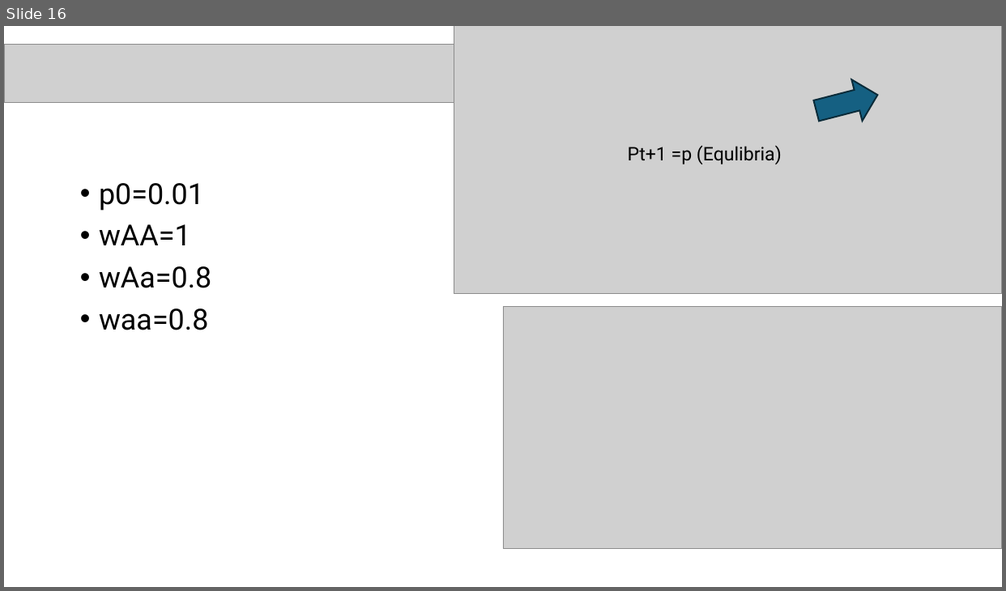
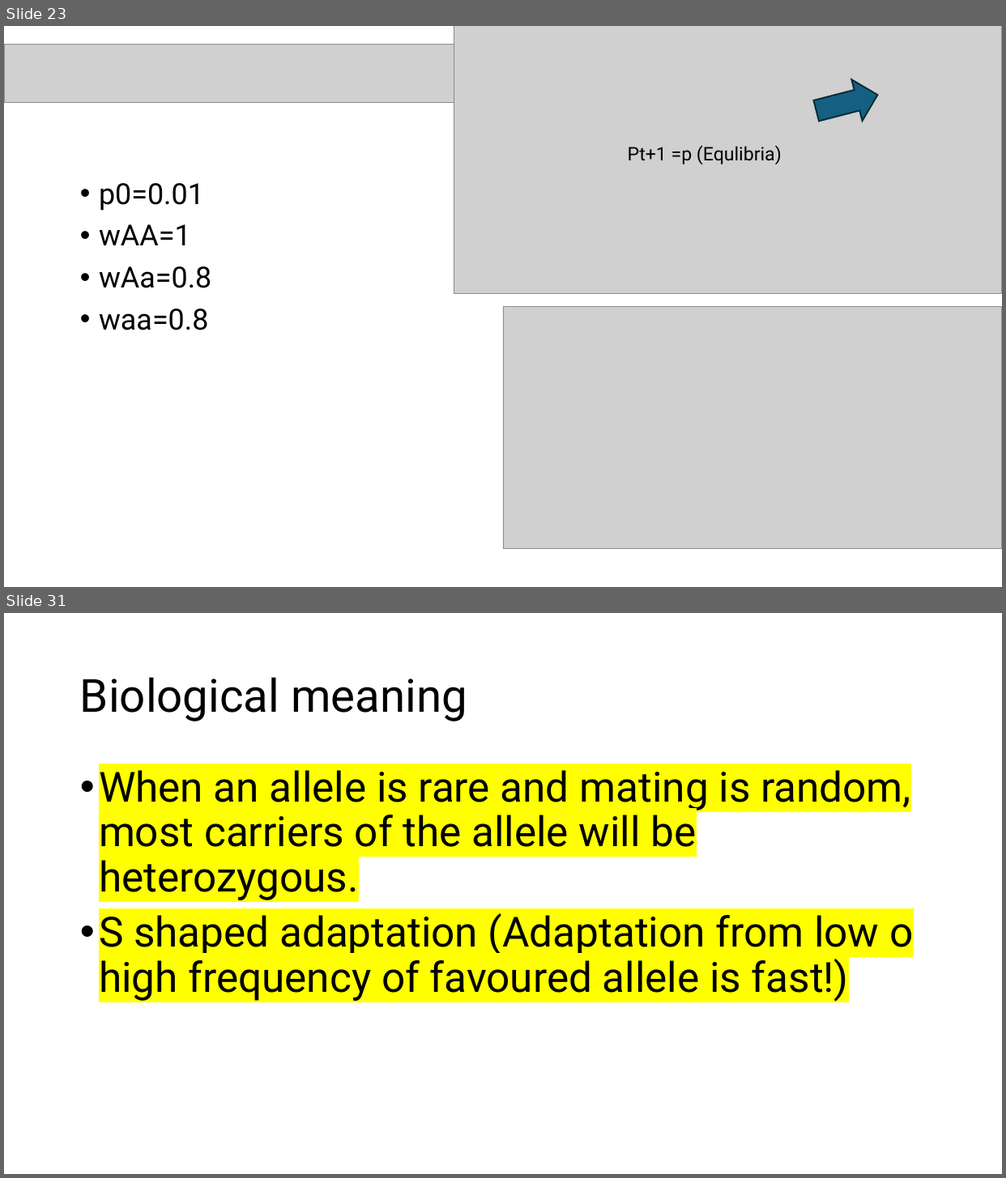
Before and after one commit to ccsosa/Evolutionary_genetics, a slide deck: Semana4/Selección natural.pptx. Shown one above the other, each under a label of ours: slide 16 before the commit, slides 23 and 31 after it; the slides between them are not shown. The pictures are 1006x591 and 1006x1178 pixels, drawn with LibreOffice and Linux fonts; fonts in the diff are those of the drawing; grey boxes stand for pictures. Boxes give left, top, right and bottom in pixels: in the first picture for what was removed or moved away, otherwise in the second. Text is boxed around its words. In the diff, an @@ line names an element or a change of style, - is before the commit and + after.

```diff
--- a/Semana4/Selección natural.pptx
+++ b/Semana4/Selección natural.pptx
@@ slide 31 added at box(4, 613, 1002, 1174), background #FFFFFF @@
@@ title added at box(80, 677, 467, 722), 44 pt, text #000000 @@
+Biological meaning
@@ text added at box(99, 770, 913, 1002), 40 pt, text #000000 @@
+• When an allele is rare and mating is random, most carriers of the allele will be heterozygous.
+• S shaped adaptation (Adaptation from low o high frequency of favoured allele is fast!)
@@ what was slide 16 is now slide 23 @@
```
Also in this commit, not shown: 8 slides changed, 20 other slides added, 3 slides removed.
